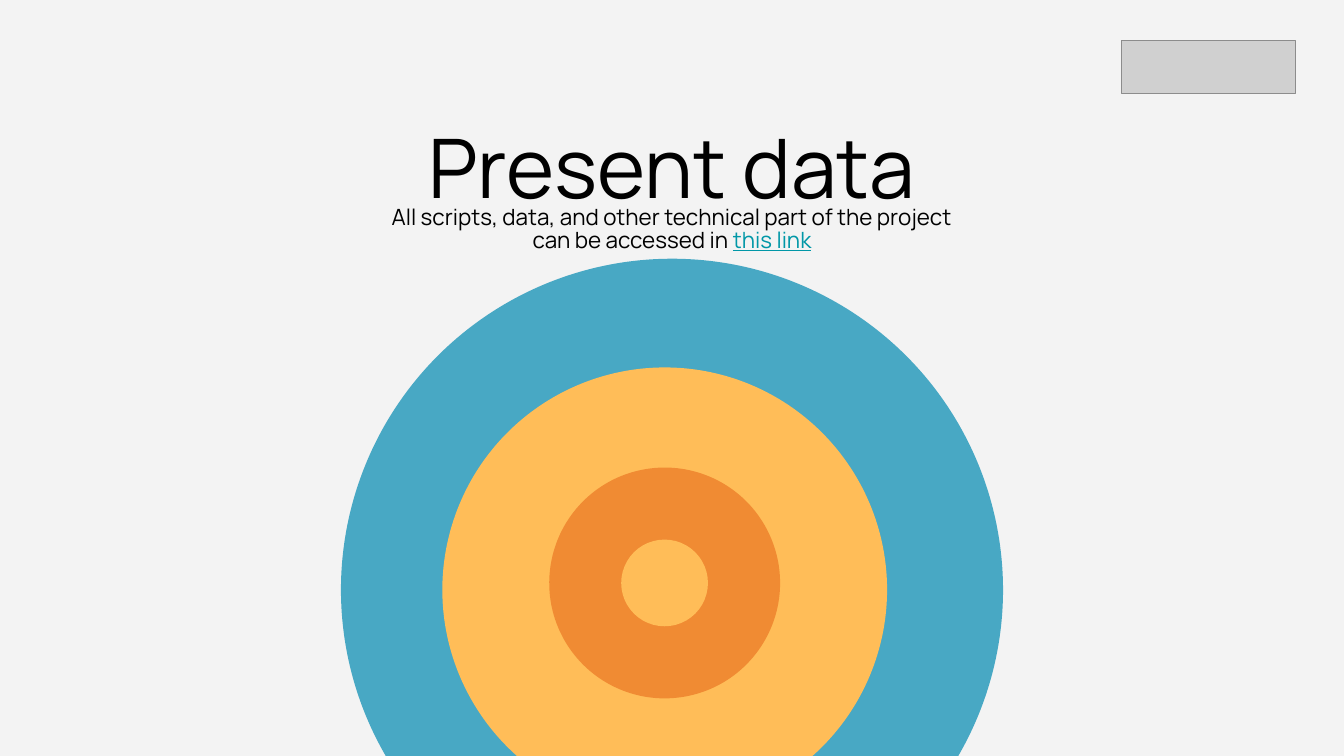
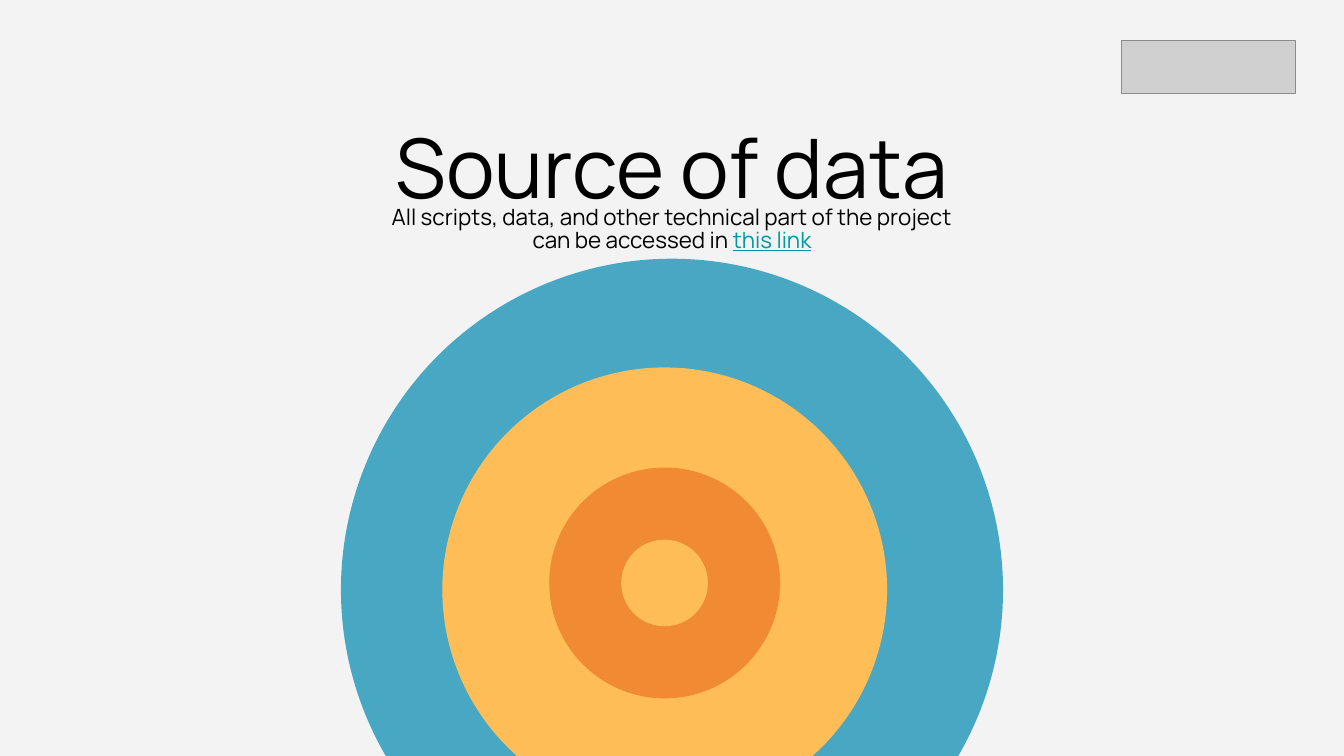
Before and after one commit to Fajrimughni/Final_Project_Fajri, a slide deck: slide 8 of Presentasi Final Project Data Analyst-Fajri Ilham Mughni.pptx (slide 7 before the commit). Drawn at 1344x756 pixels with LibreOffice and Linux fonts; fonts in the diff are those of the drawing; grey boxes stand for pictures. Boxes give left, top, right and bottom in pixels: in the first picture for what was removed or moved away, otherwise in the second. Text is boxed around its words. In the diff, an @@ line names an element or a change of style, - is before the commit and + after.

```diff
--- a/Presentasi Final Project Data Analyst-Fajri Ilham Mughni.pptx
+++ b/Presentasi Final Project Data Analyst-Fajri Ilham Mughni.pptx
@@ title at bbox=[396, 137, 948, 220]: text changed @@
-Present data
+Source of data
```
Also in this commit, not shown: 5 other slides changed, 10 slides added, 5 slides removed, 3 other files.
